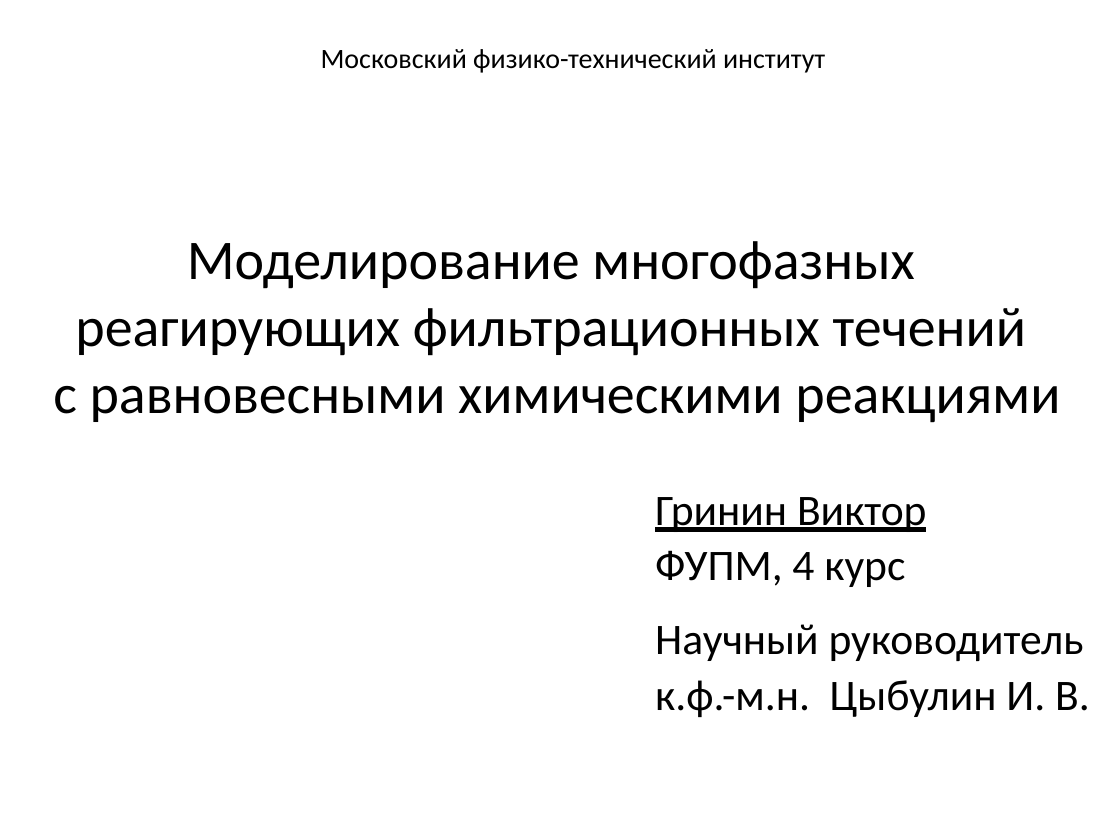
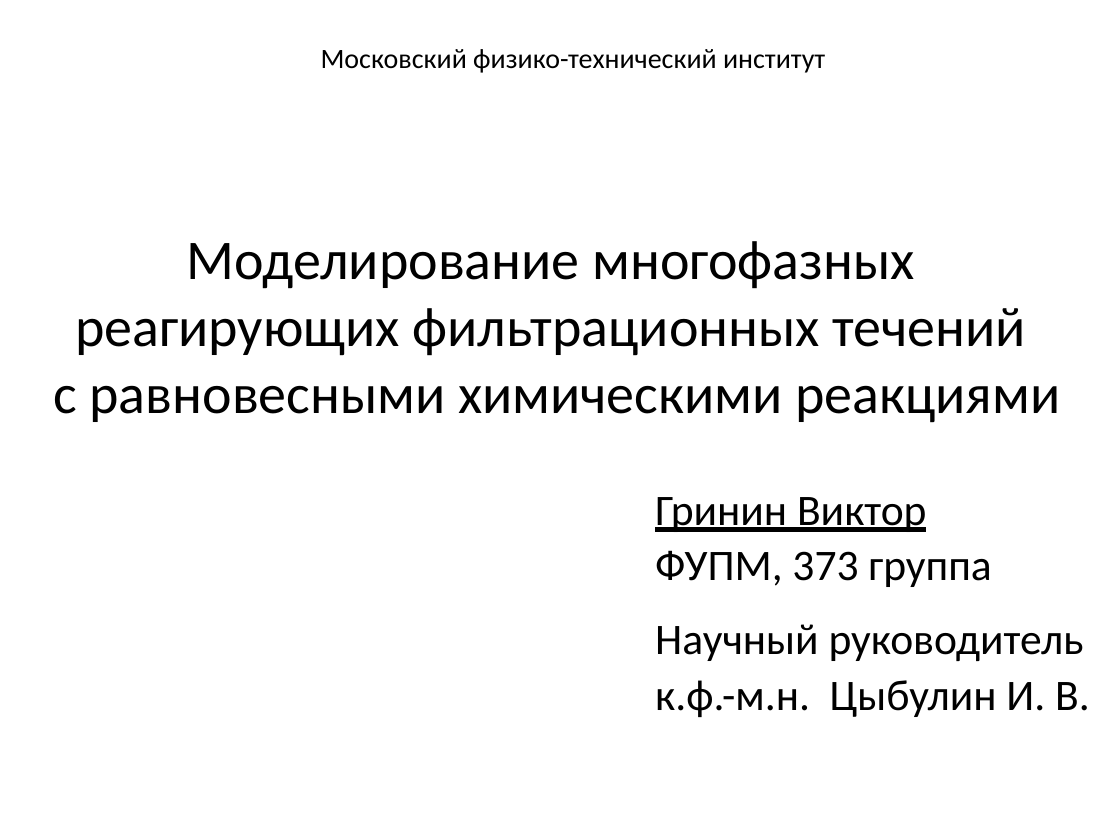
Before and after one commit to GrininViktor/Diplom, a slide deck: slide 1 of Презентация.pptx. Drawn at 1120x840 pixels with LibreOffice and Linux fonts; fonts in the diff are those of the drawing. Boxes give left, top, right and bottom in pixels: in the first picture for what was removed or moved away, otherwise in the second. Text is boxed around its words. In the diff, an @@ line names an element or a change of style, - is before the commit and + after.

```diff
--- a/Презентация.pptx
+++ b/Презентация.pptx
@@ subtitle at (655,550,991,587): text changed @@
-ФУПМ, 4 курc
+ФУПМ, 373 группа
```
Also in this commit, not shown: 10 other slides changed, 5 slides added, 1 slide removed, 2 other files.
